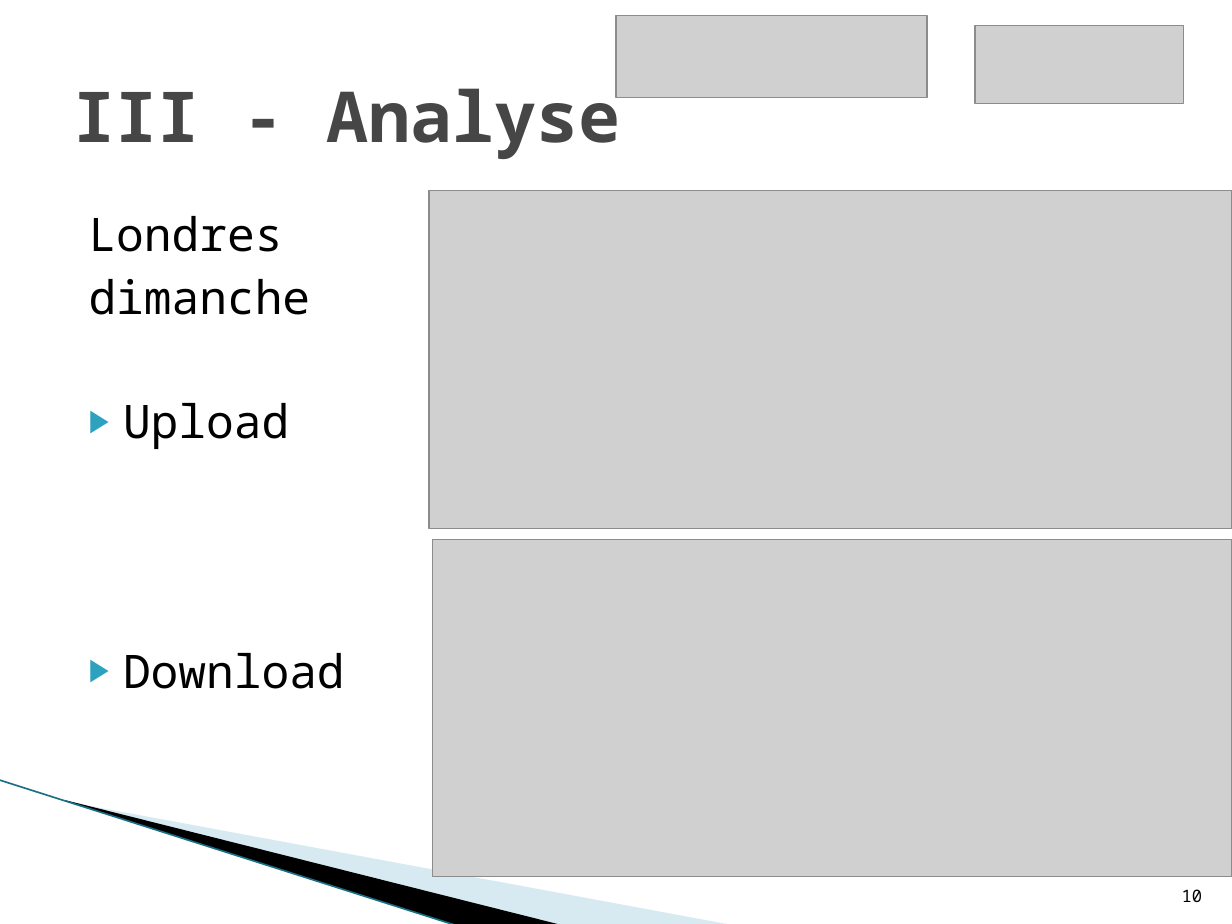
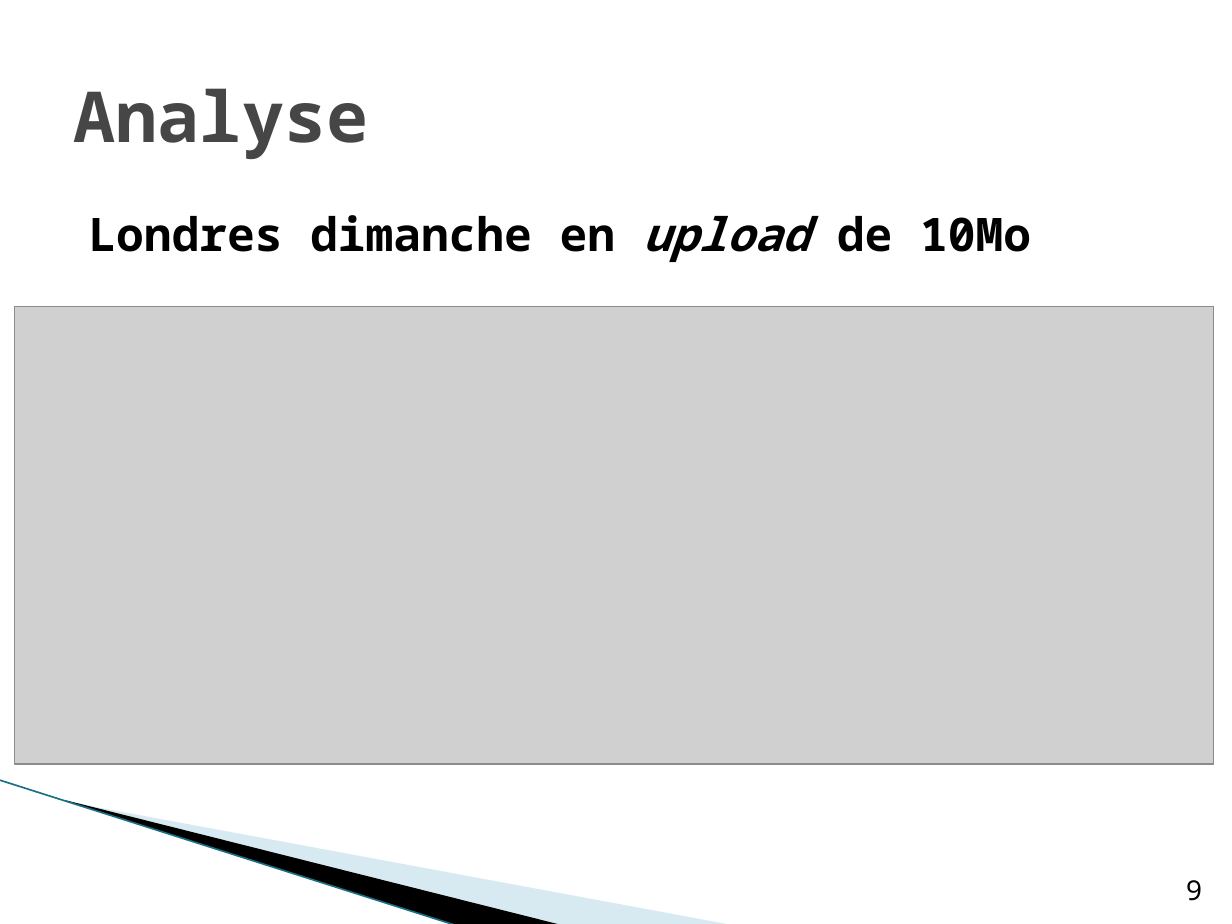
Before and after one commit to hyptos/kyd, a slide deck: slide 9 of docs/TER.pptx (slide 10 before the commit). Drawn at 1232x924 pixels with LibreOffice and Linux fonts; fonts in the diff are those of the drawing; grey boxes stand for pictures; background and template pictures are left out. Boxes give left, top, right and bottom in pixels: in the first picture for what was removed or moved away, otherwise in the second. Text is boxed around its words. In the diff, an @@ line names an element or a change of style, - is before the commit and + after.

```diff
--- a/docs/TER.pptx
+++ b/docs/TER.pptx
@@ picture removed at <box>616,16,928,99</box> @@
@@ picture removed at <box>975,26,1183,103</box> @@
@@ title at <box>74,88,369,159</box>: text changed @@
-III - Analyse
+Analyse
@@ picture removed at <box>429,191,1232,529</box> @@
@@ text at <box>89,215,1031,262</box>: text changed; bold on @@
-Londres
-dimanche
-▶ Upload
-▶ Download
+Londres dimanche en upload de 10Mo
@@ picture added at <box>15,307,1214,764</box> @@
@@ picture removed at <box>432,540,1232,877</box> @@
@@ page number at <box>1186,880,1202,901</box>: text changed; size 10 to 16 pt @@
-10
+9
```
Also in this commit, not shown: 14 other slides changed, 1 slide removed, 2 other files.
